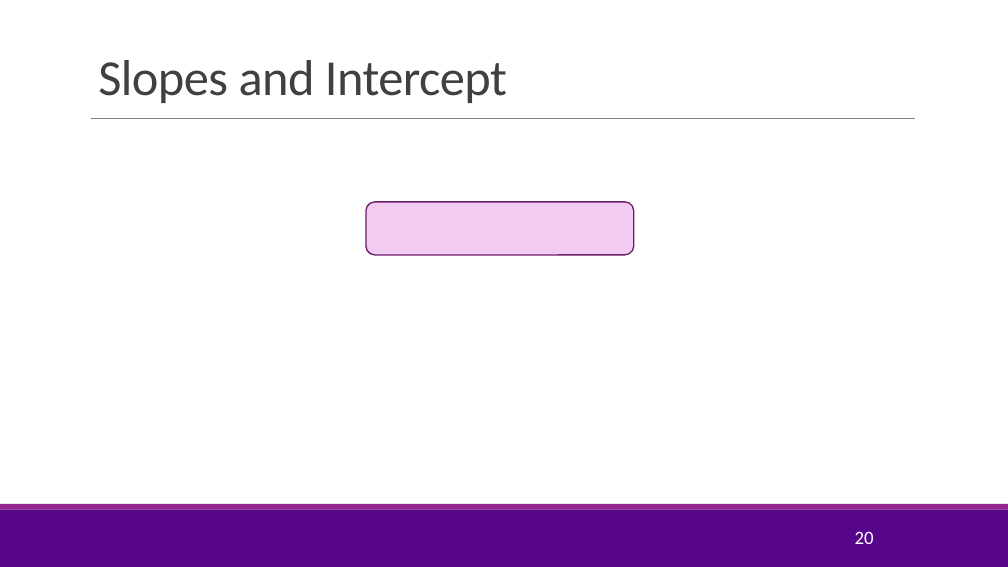
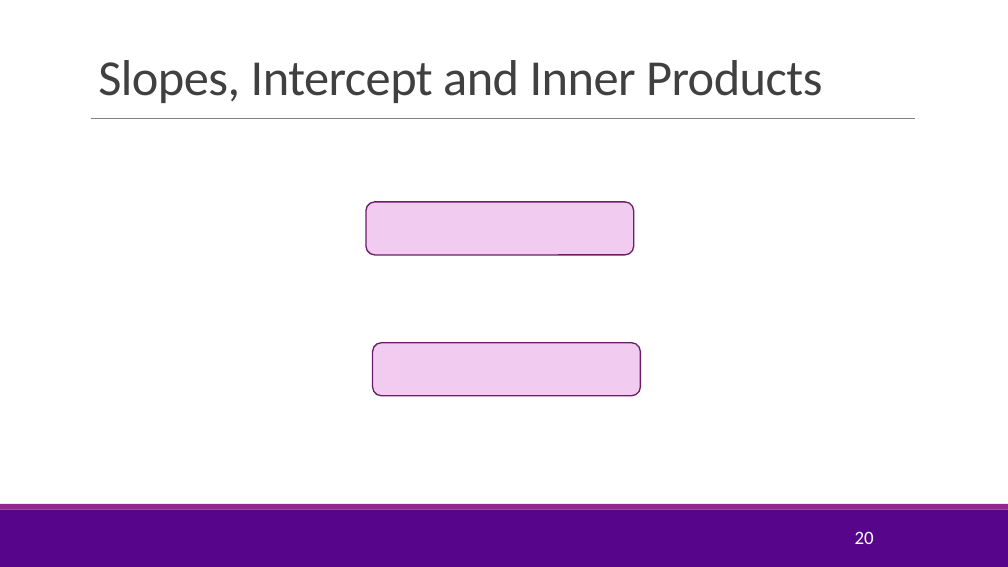
Before and after one commit to sdrangan/introml, a slide deck: slide 20 of lectures/Lect03_MultLinRegression.pptx. Drawn at 1008x567 pixels with LibreOffice and Linux fonts; fonts in the diff are those of the drawing; grey boxes stand for pictures; background and template pictures are left out. Boxes give left, top, right and bottom in pixels: in the first picture for what was removed or moved away, otherwise in the second. Text is boxed around its words. In the diff, an @@ line names an element or a change of style, - is before the commit and + after.

```diff
--- a/lectures/Lect03_MultLinRegression.pptx
+++ b/lectures/Lect03_MultLinRegression.pptx
@@ title at bbox=[98, 60, 822, 103]: text changed @@
-Slopes and Intercept
+Slopes, Intercept and Inner Products
@@ rounded rectangle added at bbox=[373, 343, 640, 395], fill #F1CCF0, outline #6C1D6A 1.25 pt @@
```
Also in this commit, not shown: 8 other slides changed, 2 slides added, 1 slide removed, 10 other files.
